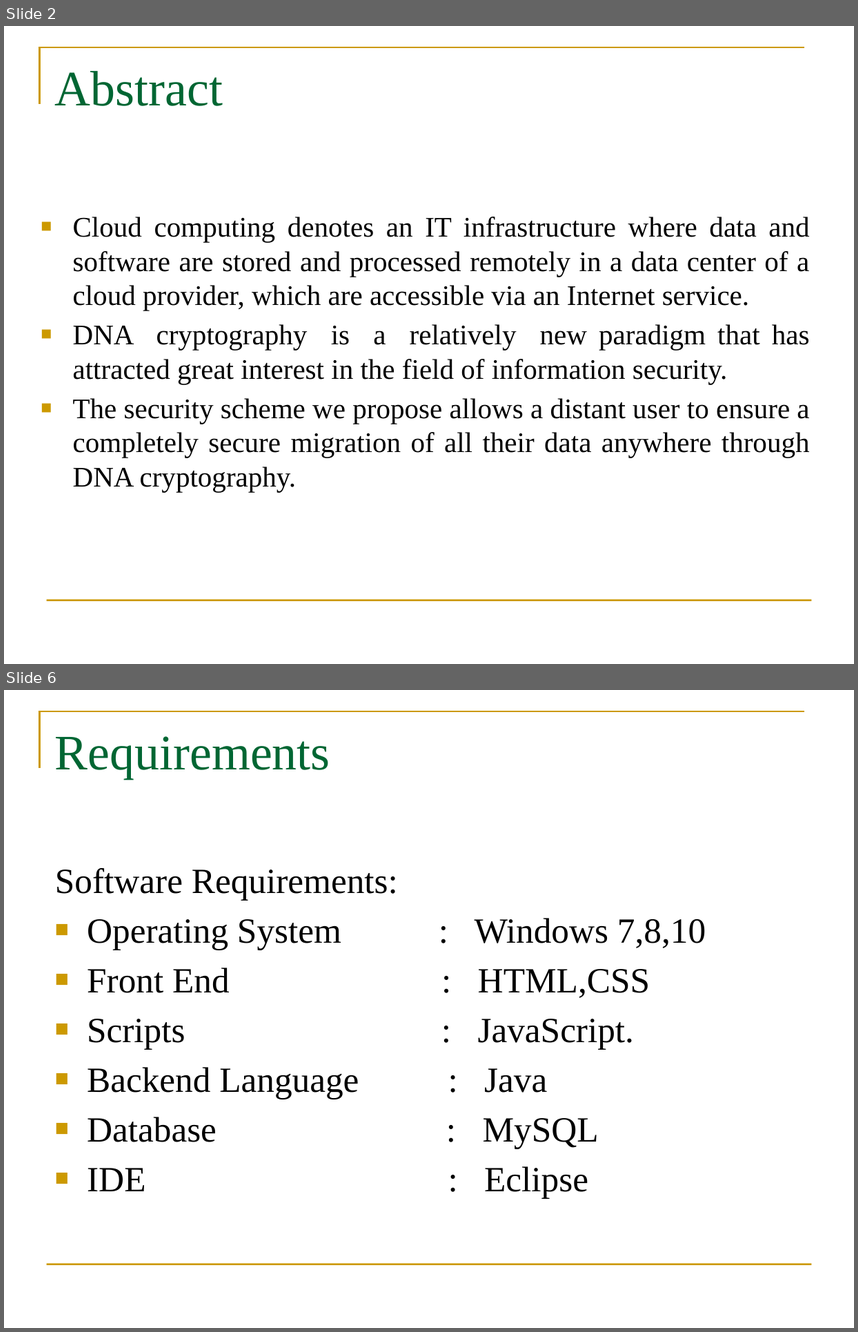
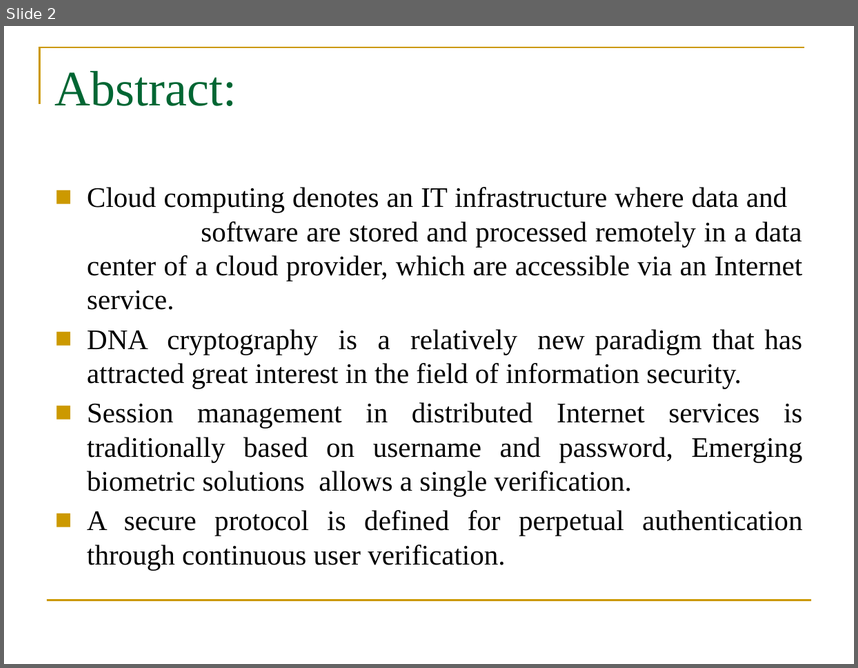
Before and after one commit to Lakshmi544-lab/A5-SRIT-2020, a slide deck: DNA for review0.pptx. Shown one above the other, each under a label of ours: slides 2 and 6 before the commit, slide 2 after it; the slides between them are not shown. The pictures are 858x1332 and 858x668 pixels, drawn with LibreOffice and Linux fonts; fonts in the diff are those of the drawing; background and template pictures are left out. Boxes give left, top, right and bottom in pixels: in the first picture for what was removed or moved away, otherwise in the second. Text is boxed around its words. In the diff, an @@ line names an element or a change of style, - is before the commit and + after.

```diff
--- a/DNA for review0.pptx
+++ b/DNA for review0.pptx
@@ slide 6 removed at [4,690,854,1328], background #FFFFFF; not listed: 2 template elements that a slide beside it also shows @@
@@ title removed at [55,736,330,779] @@
-Requirements
@@ text removed at [55,868,706,1198] @@
-Software Requirements:
-■ Operating System : Windows 7,8,10
-■ Front End : HTML,CSS
-■ Scripts : JavaScript.
-■ Backend Language : Java
-■ Database : MySQL
-■ IDE : Eclipse
@@ slide 2 changed as well @@
@@ title at [55,71,237,106]: text changed @@
-Abstract
+Abstract:
@@ text "Cloud computing denotes an IT ...": place and size @@
-text "Cloud computing denotes an IT ..." at [73,216,810,492]
+text "Cloud computing denotes an IT ..." at [87,187,803,570]
@@ text at [87,402,802,570]: text changed @@
-■ The security scheme we propose allows a distant user to ensure a completely secure migration of all their data anywhere through DNA cryptography.
+■ Session management in distributed Internet services is traditionally based on username and password, Emerging biometric solutions allows a single verification.
+■ A secure protocol is defined for perpetual authentication through continuous user verification.
```
Also in this commit, not shown: 3 other slides changed, 10 slides added, 3 other slides removed.
